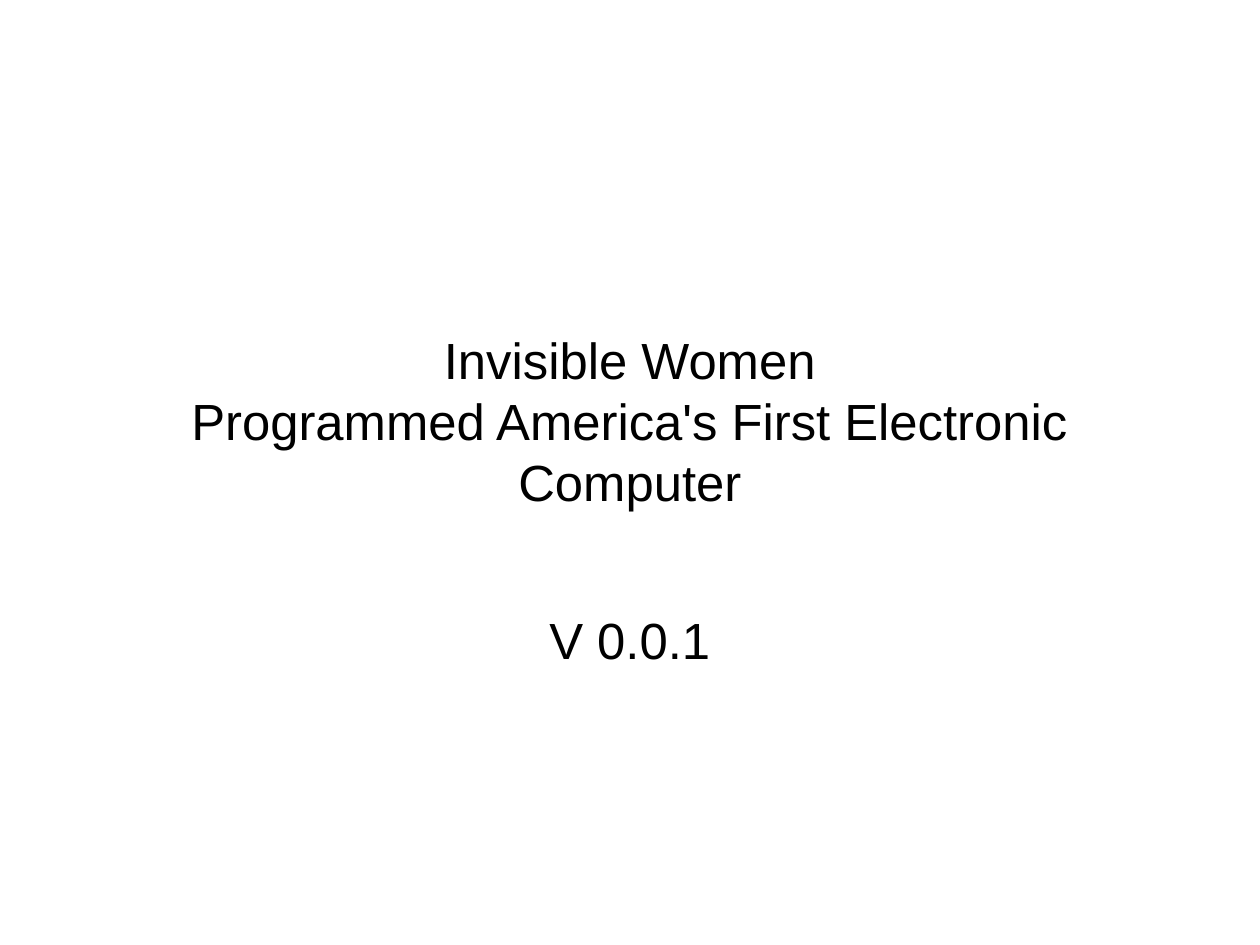
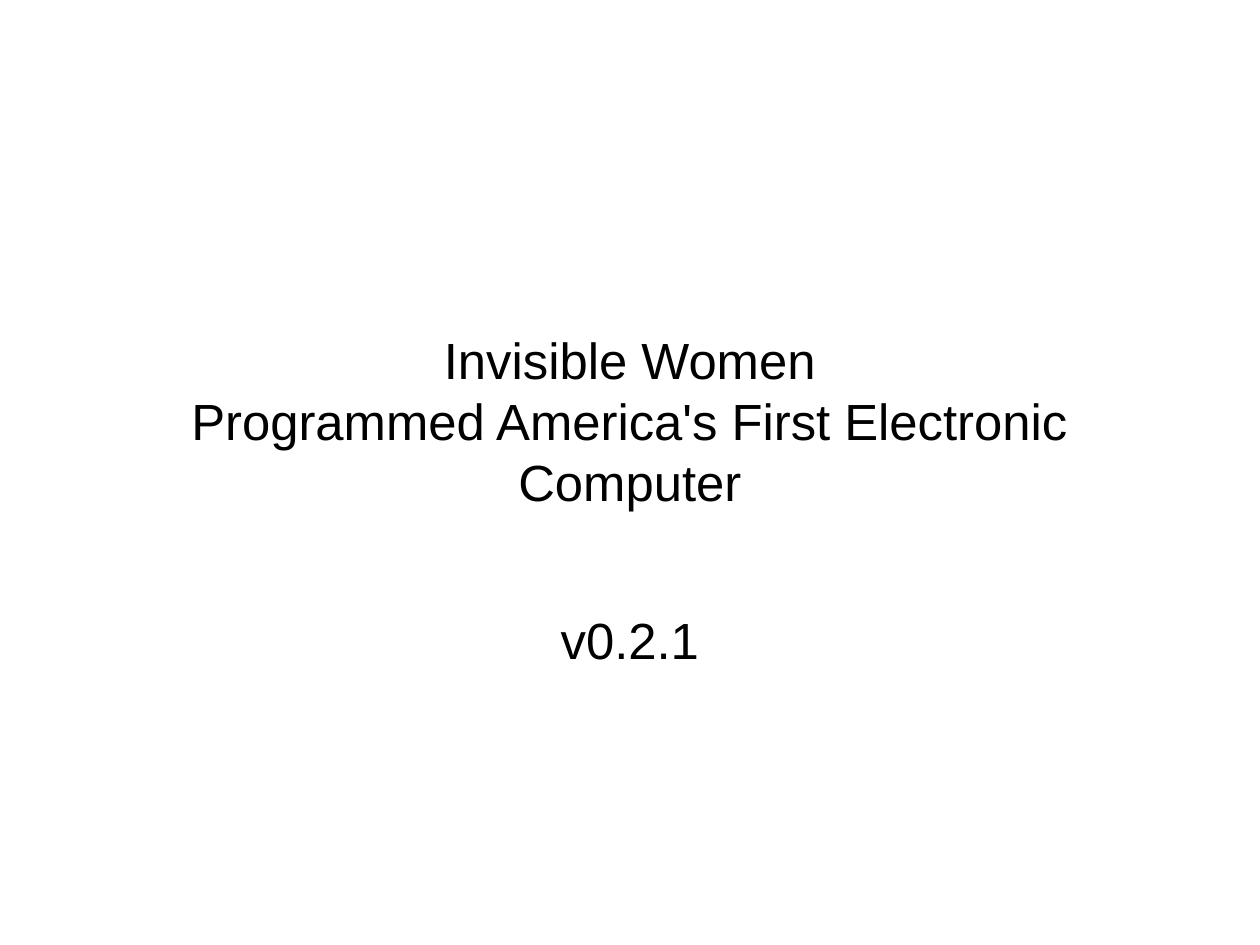
Before and after one commit to Akbar30Bill/TE-presentation, a slide deck: slide 1 of prg.odp. Drawn at 1260x945 pixels with LibreOffice and Linux fonts; fonts in the diff are those of the drawing; background and template pictures are left out. Boxes give left, top, right and bottom in pixels: in the first picture for what was removed or moved away, otherwise in the second. Text is boxed around its words. In the diff, an @@ line names an element or a change of style, - is before the commit and + after.

```diff
--- a/prg.odp
+++ b/prg.odp
@@ subtitle at bbox=[561, 623, 699, 660]: text changed @@
-V 0.0.1
+v0.2.1
```
Also in this commit, not shown: 1 slide added, 1 other file.
